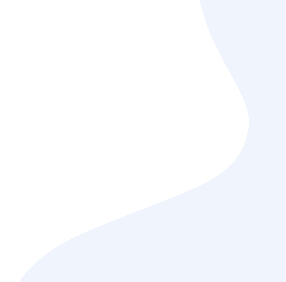
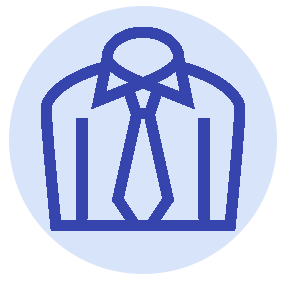
Before/after of a 286×282 layered artwork. What changed in the layer stack:
added group "Agrupar 1" with 6 layers above "Forma" over left=9, top=6, right=286, bottom=282
added layer "terno" in group "Agrupar 1" over left=41, top=27, right=245, bottom=231
added layer "Elipse 10" in group "Agrupar 1" over left=9, top=6, right=277, bottom=274
hid "Forma" over left=19, top=0, right=286, bottom=282
